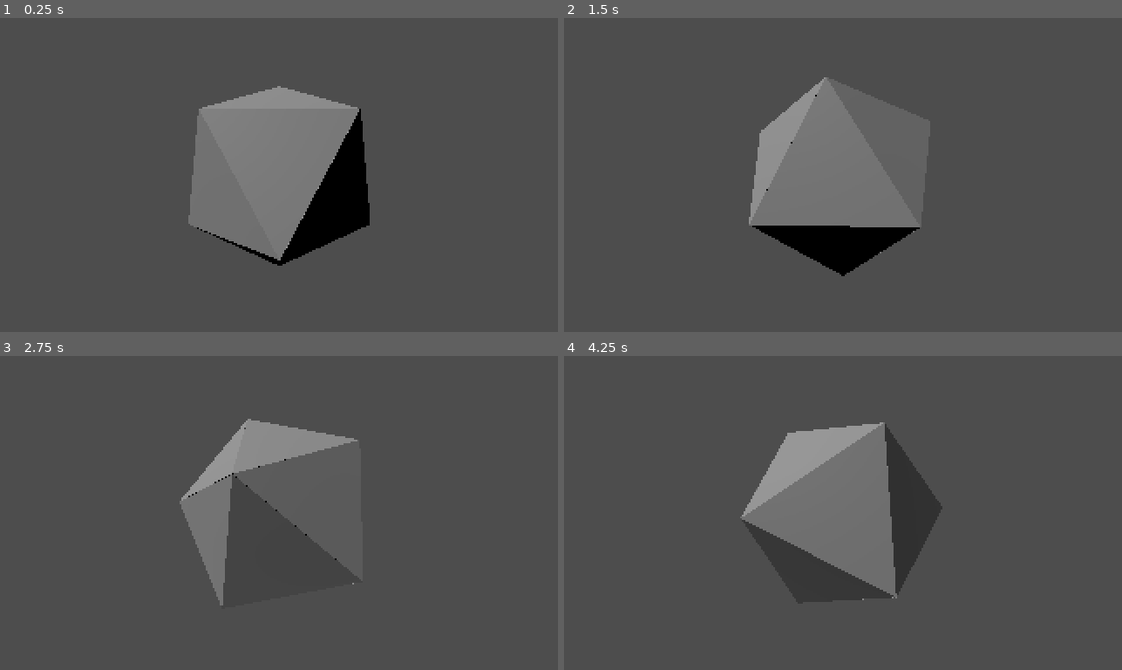
Above: before the commit, frames 1-4 (two rows, left to right).
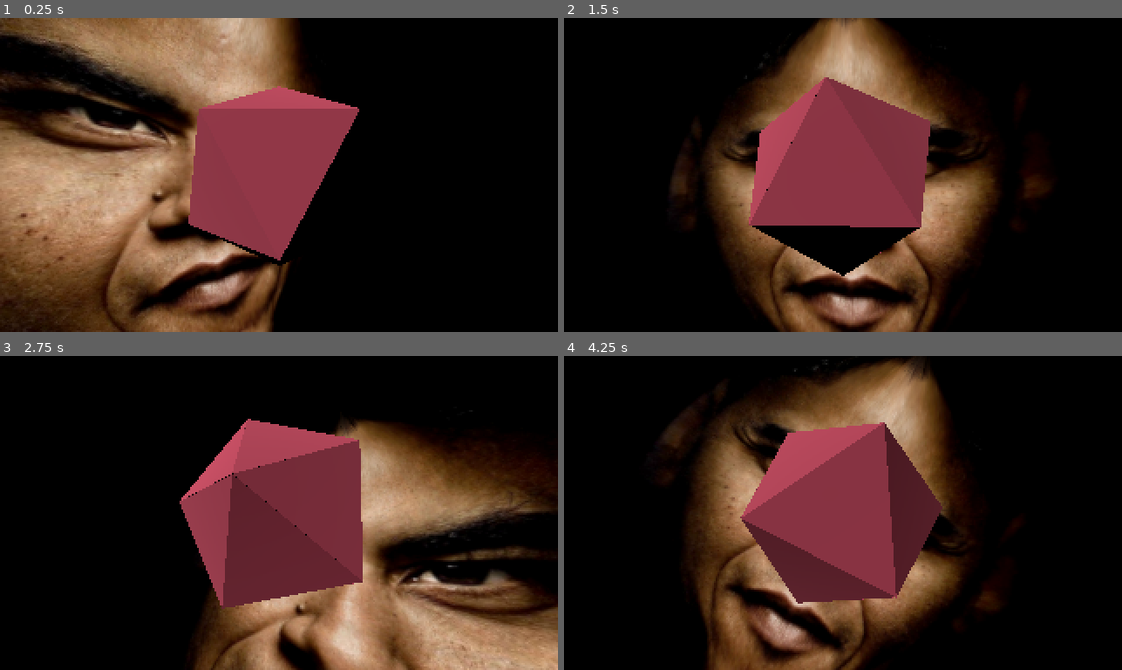
Above: after the commit, the same moments.

Repository: SleepyToast/red-cosmos
Game: Godot game, scene res://world.tscn
The game is run twice, just before and just after one commit, with the same random seed, the same clock (stepped at 60 frames per second) and the same inputs.
Inputs:
- Up to frame 1 (0.25 s): no input
- Up to frame 2 (1.5 s): tap Enter at 0.5 s; hold Right (right) 0.53-1.28 s; hold Down (down) from 1.28 s (still down)
- Up to frame 3 (2.75 s): release Down (down) at 2.03 s; hold Right (right) from 2.03 s (still down)
- Up to frame 4 (4.25 s): release Right (right) at 2.78 s; hold Up (up) 2.78-3.53 s; hold Left (left) from 3.53 s (still down)

The runs differ from the first frame. In frame 1, 97% of the frame differs, in the area x 0-100%, y 0-100%; in frame 2, 98%; in frame 3, 100%; in frame 4, 100%.

Commit message:
Added rotating skybox

Diff:
--- a/planet.tscn
+++ b/planet.tscn
@@ -1,67 +1,83 @@
 [gd_scene format=3 uid="uid://bweqymn0dtv0i"]
 
 [ext_resource type="Script" uid="uid://cynxui5iprckb" path="res://scripts/planet.gd" id="1_mtr83"]
+[ext_resource type="Texture2D" uid="uid://cshui41024u22" path="res://backgrounds/obama.jpg" id="2_a75xc"]
 [ext_resource type="PackedScene" uid="uid://dqjg2rn03jav" path="res://plot.tscn" id="2_mtr83"]
+
+[sub_resource type="StandardMaterial3D" id="StandardMaterial3D_a75xc"]
+shading_mode = 0
+albedo_texture = ExtResource("2_a75xc")
+
+[sub_resource type="SphereMesh" id="SphereMesh_mtr83"]
+material = SubResource("StandardMaterial3D_a75xc")
+flip_faces = true
+radius = 10.0
+height = 20.0
 
 [node name="Planet" type="Node3D" unique_id=190085126]
 script = ExtResource("1_mtr83")
 
-[node name="Plot_0" parent="." unique_id=1075253423 instance=ExtResource("2_mtr83")]
+[node name="Skybox" type="MeshInstance3D" parent="." unique_id=869244312]
+mesh = SubResource("SphereMesh_mtr83")
+
+[node name="Plots" type="Node3D" parent="." unique_id=392643573]
+
+[node name="Plot_0" parent="Plots" unique_id=1075253423 instance=ExtResource("2_mtr83")]
 transform = Transform3D(1, 0, 0, 0, 0.6073758, 0.7944146, 0, -0.7944146, 0.6073758, 0, 3.387, 0)
 
-[node name="Plot_1" parent="." unique_id=1251677924 instance=ExtResource("2_mtr83")]
+[node name="Plot_1" parent="Plots" unique_id=1251677924 instance=ExtResource("2_mtr83")]
 transform = Transform3D(0.30911657, -0.75550735, 0.577629, 0, 0.6073758, 0.7944146, -0.95102406, -0.24556673, 0.18774995, 0, 3.387, 0)
 
-[node name="Plot_2" parent="." unique_id=2101553478 instance=ExtResource("2_mtr83")]
+[node name="Plot_2" parent="Plots" unique_id=2101553478 instance=ExtResource("2_mtr83")]
 transform = Transform3D(-0.80901694, -0.4669451, 0.3570065, 0, 0.6073758, 0.7944146, -0.5877851, 0.64269495, -0.4913774, 0, 3.387, 0)
 
-[node name="Plot_3" parent="." unique_id=1333296547 instance=ExtResource("2_mtr83")]
+[node name="Plot_3" parent="Plots" unique_id=1333296547 instance=ExtResource("2_mtr83")]
 transform = Transform3D(-0.8090169, 0.46694526, -0.3570066, 0, 0.6073758, 0.7944146, 0.5877853, 0.64269483, -0.49137732, 0, 3.387, 0)
 
-[node name="Plot_4" parent="." unique_id=1318756631 instance=ExtResource("2_mtr83")]
+[node name="Plot_4" parent="Plots" unique_id=1318756631 instance=ExtResource("2_mtr83")]
 transform = Transform3D(0.30901694, 0.7555331, -0.5776487, 0, 0.6073758, 0.7944145, 0.9510564, -0.24548757, 0.18768942, 0, 3.387, 0)
 
-[node name="Plot_5" parent="." unique_id=1104035942 instance=ExtResource("2_mtr83")]
+[node name="Plot_5" parent="Plots" unique_id=1104035942 instance=ExtResource("2_mtr83")]
 transform = Transform3D(0.8090171, 0.110140115, 0.5773739, -1.7329705e-07, 0.9822871, -0.1873813, -0.5877853, 0.15159458, 0.7946871, 1.812, 1.491, 2.493)
 
-[node name="Plot_6" parent="." unique_id=1573227018 instance=ExtResource("2_mtr83")]
+[node name="Plot_6" parent="Plots" unique_id=1573227018 instance=ExtResource("2_mtr83")]
 transform = Transform3D(-0.30901703, 0.1782102, 0.9342107, 8.587428e-08, -0.9822871, 0.1873813, 0.95105666, 0.057904087, 0.30354342, 2.931, -1.59, 0.951)
 
-[node name="Plot_7" parent="." unique_id=1995584531 instance=ExtResource("2_mtr83")]
+[node name="Plot_7" parent="Plots" unique_id=1995584531 instance=ExtResource("2_mtr83")]
 transform = Transform3D(-0.30838618, 0.17824854, 0.9344118, -1.7329705e-07, 0.9822871, -0.1873813, -0.9512614, -0.057785966, -0.30292377, 2.931, 1.491, -0.951)
 
-[node name="Plot_8" parent="." unique_id=1445155600 instance=ExtResource("2_mtr83")]
+[node name="Plot_8" parent="Plots" unique_id=1445155600 instance=ExtResource("2_mtr83")]
 transform = Transform3D(0.8086271, 0.110240564, 0.5779009, 8.587428e-08, -0.9822871, 0.1873813, 0.5883218, -0.15152155, -0.794304, 1.812, -1.59, -2.49)
 
-[node name="Plot_9" parent="." unique_id=1918850335 instance=ExtResource("2_mtr83")]
+[node name="Plot_9" parent="Plots" unique_id=1918850335 instance=ExtResource("2_mtr83")]
 transform = Transform3D(-1.0000001, -1.8626451e-07, -5.9604645e-08, -1.7329705e-07, 0.9822871, -0.1873813, 5.9604645e-08, -0.18738133, -0.9822873, 0, 1.491, -3.081)
 
-[node name="Plot_10" parent="." unique_id=2111082274 instance=ExtResource("2_mtr83")]
+[node name="Plot_10" parent="Plots" unique_id=2111082274 instance=ExtResource("2_mtr83")]
 transform = Transform3D(0.80901706, -0.110139936, -0.5773741, 8.587428e-08, -0.9822871, 0.1873813, -0.5877854, -0.15159471, -0.79468703, -1.812, -1.59, -2.493)
 
-[node name="Plot_11" parent="." unique_id=1532391075 instance=ExtResource("2_mtr83")]
+[node name="Plot_11" parent="Plots" unique_id=1532391075 instance=ExtResource("2_mtr83")]
 transform = Transform3D(-0.30901694, -0.17821029, -0.9342108, -1.7329705e-07, 0.9822871, -0.1873813, 0.9510567, -0.057903834, -0.30354336, -2.931, 1.491, -0.951)
 
-[node name="Plot_12" parent="." unique_id=1758920943 instance=ExtResource("2_mtr83")]
+[node name="Plot_12" parent="Plots" unique_id=1758920943 instance=ExtResource("2_mtr83")]
 transform = Transform3D(-0.30901718, -0.17821024, -0.9342107, 8.587428e-08, -0.9822871, 0.1873813, -0.9510566, 0.057903957, 0.3035436, -2.931, -1.59, 0.951)
 
-[node name="Plot_13" parent="." unique_id=1948011865 instance=ExtResource("2_mtr83")]
+[node name="Plot_13" parent="Plots" unique_id=1948011865 instance=ExtResource("2_mtr83")]
 transform = Transform3D(0.80901706, -0.11013986, -0.57737404, -1.7329705e-07, 0.9822871, -0.1873813, 0.5877854, 0.15159477, 0.79468703, -1.812, 1.491, 2.493)
 
-[node name="Plot_14" parent="." unique_id=976686830 instance=ExtResource("2_mtr83")]
+[node name="Plot_14" parent="Plots" unique_id=976686830 instance=ExtResource("2_mtr83")]
 transform = Transform3D(-1.0000001, -8.568168e-08, 0, 8.587428e-08, -0.9822871, 0.1873813, -2.9802322e-08, 0.18738131, 0.9822873, 0, -1.59, 3.081)
 
-[node name="Plot_15" parent="." unique_id=942510929 instance=ExtResource("2_mtr83")]
+[node name="Plot_15" parent="Plots" unique_id=942510929 instance=ExtResource("2_mtr83")]
 transform = Transform3D(-0.809017, -0.4669452, 0.35700646, 8.742278e-08, -0.6073758, -0.7944146, 0.58778524, -0.64269483, 0.49137738, 0, -3.486, 0)
 
-[node name="Plot_16" parent="." unique_id=1277774897 instance=ExtResource("2_mtr83")]
+[node name="Plot_16" parent="Plots" unique_id=1277774897 instance=ExtResource("2_mtr83")]
 transform = Transform3D(-0.80907845, 0.4668777, -0.3569551, 2.7023829e-08, -0.60737586, -0.7944145, -0.5877005, -0.6427437, 0.49141476, 0, -3.486, 0)
 
-[node name="Plot_17" parent="." unique_id=2090317829 instance=ExtResource("2_mtr83")]
+[node name="Plot_17" parent="Plots" unique_id=2090317829 instance=ExtResource("2_mtr83")]
 transform = Transform3D(0.30901706, 0.7555331, -0.57764876, -7.072651e-08, -0.60737586, -0.7944145, -0.95105636, 0.24548775, -0.18768948, 0, -3.486, 0)
 
-[node name="Plot_18" parent="." unique_id=631259776 instance=ExtResource("2_mtr83")]
+[node name="Plot_18" parent="Plots" unique_id=631259776 instance=ExtResource("2_mtr83")]
 transform = Transform3D(0.99999994, -1.4901161e-07, 0, -7.07265e-08, -0.60737574, -0.79441464, 1.1920929e-07, 0.79441464, -0.6073758, 0, -3.486, 0)
 
-[node name="Plot_19" parent="." unique_id=892304331 instance=ExtResource("2_mtr83")]
+[node name="Plot_19" parent="Plots" unique_id=892304331 instance=ExtResource("2_mtr83")]
 transform = Transform3D(0.309017, -0.75553316, 0.57764864, 2.7015119e-08, -0.60737574, -0.7944146, 0.9510564, 0.24548762, -0.18768942, 0, -3.486, 0)
--- a/plot.tscn
+++ b/plot.tscn
@@ -1,6 +1,6 @@
 [gd_scene format=3 uid="uid://dqjg2rn03jav"]
 
-[node name="CSGPolygon3D" type="CSGPolygon3D" unique_id=1995584531]
+[node name="Plot" type="CSGPolygon3D" unique_id=1995584531]
 polygon = PackedVector2Array(-1.806, -3.132, 1.809, -3.132, 0, 0)
 depth = 0.01
 
--- a/project.godot
+++ b/project.godot
@@ -13,12 +13,14 @@
 config/name="Red Cosmos"
 run/main_scene="uid://cyp4yp0sgkawa"
 config/features=PackedStringArray("4.6", "GL Compatibility")
+run/max_fps=60
 config/icon="res://icon.svg"
 
 [display]
 
 window/size/viewport_width=320
 window/size/viewport_height=180
+window/size/mode=2
 window/stretch/mode="viewport"
 
 [dotnet]
--- a/scripts/planet.gd
+++ b/scripts/planet.gd
@@ -1,8 +1,22 @@
 extends Node3D
 
+@onready var plots = get_node("Plots")
+
+# sets the color of the plots, and thus the planet
+func set_color(color : Color) -> void:
+	# create a material with the color
+	var material : StandardMaterial3D = StandardMaterial3D.new()
+	material.albedo_color = color
+
+	# set each child
+	for child : CSGPolygon3D in plots.get_children():
+		child.set_material(material)
 
 
 func _process(delta: float) -> void:
 
-	rotate_x(-Input.get_axis("up", "down") * delta)
-	rotate_y(-Input.get_axis("left", "right") * delta)
+	var x_axis = Input.get_axis("up", "down")
+	var y_axis = Input.get_axis("left", "right")
+
+	rotate_x(-x_axis * delta)
+	rotate_y(-y_axis * delta)
--- /dev/null
+++ b/scripts/world.gd
@@ -0,0 +1,7 @@
+extends Node3D
+
+@onready var planet : Node3D = get_node("Planet")
+
+
+func _ready() -> void:
+	planet.set_color(Color("b13e53"))
--- a/world.tscn
+++ b/world.tscn
@@ -1,14 +1,19 @@
 [gd_scene format=3 uid="uid://cyp4yp0sgkawa"]
 
 [ext_resource type="PackedScene" uid="uid://bweqymn0dtv0i" path="res://planet.tscn" id="1_f3sb7"]
+[ext_resource type="Script" uid="uid://dyiqk4ocdpt7l" path="res://scripts/world.gd" id="1_tlwt5"]
 
 [node name="World" type="Node3D" unique_id=1104705724]
+process_mode = 1
+script = ExtResource("1_tlwt5")
 
 [node name="Camera3D" type="Camera3D" parent="." unique_id=1411231556]
 transform = Transform3D(1, 0, 0, 0, 1, 0, 0, 0, 1, 0, 0, 6)
+projection = 2
 current = true
 fov = 90.0
-size = 0.065
+size = 0.1
+far = 20.0
 
 [node name="Planet" parent="." unique_id=190085126 instance=ExtResource("1_f3sb7")]
 transform = Transform3D(1, 0, 0, 0, 1, 0, 0, 0, 1, 0.013757229, -1.1920929e-07, -0.0011177063)
Binary file added: backgrounds/black_stars.jpg
Not shown, added: backgrounds/black_stars.jpg.import
Binary file added: backgrounds/obama.jpg
Not shown, added: backgrounds/obama.jpg.import
Binary file added: models/landing_pad.glb
Not shown, added: models/landing_pad.glb.import
Not shown, added: scripts/world.gd.uid
